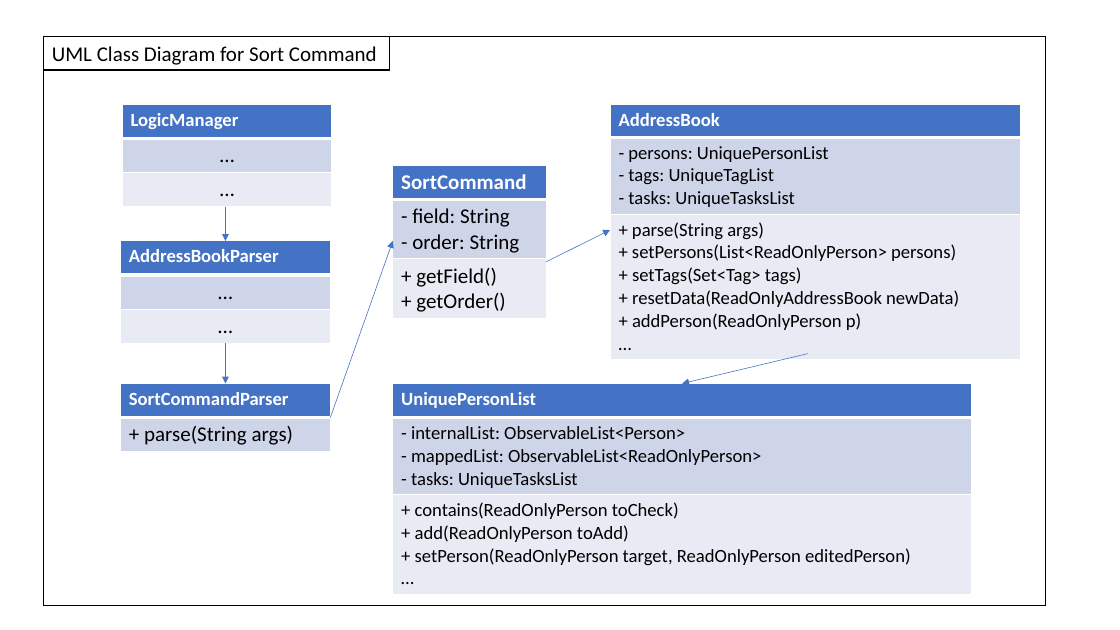
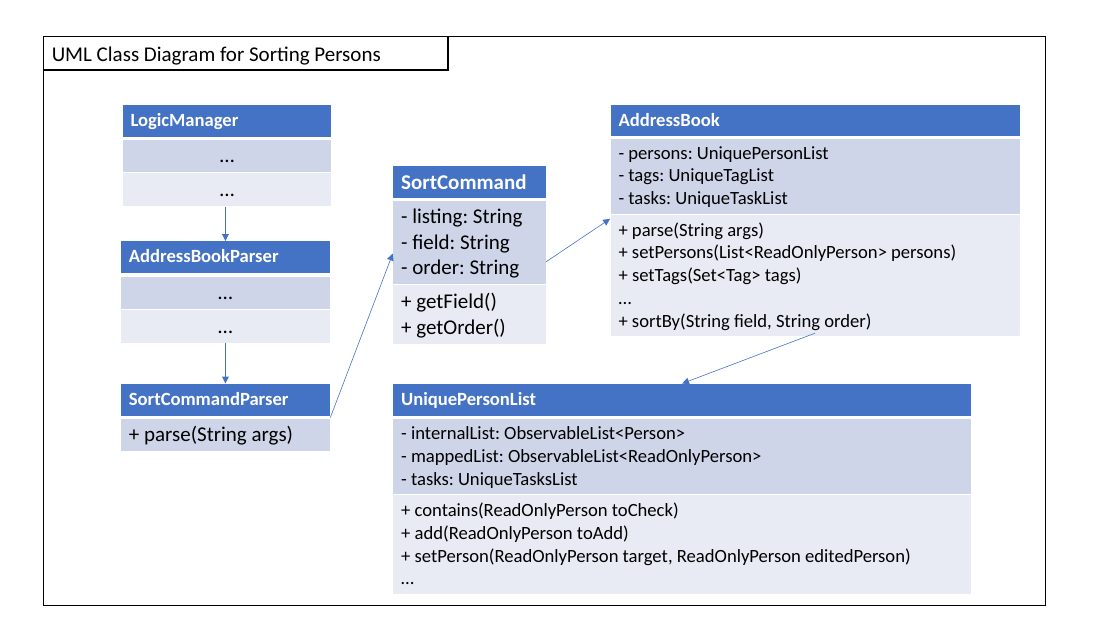
Before and after one commit to wangyiming1019/main, a slide deck: slide 1 of docs/diagrams/SortCommandDiagrams.pptx. Drawn at 1120x630 pixels with LibreOffice and Linux fonts; fonts in the diff are those of the drawing. Boxes give left, top, right and bottom in pixels: in the first picture for what was removed or moved away, otherwise in the second. Text is boxed around its words. In the diff, an @@ line names an element or a change of style, - is before the commit and + after.

Commit message:
[SORTCOMMAND][DEVDOCS] Updated developer docs for sort command

```diff
--- a/docs/diagrams/SortCommandDiagrams.pptx
+++ b/docs/diagrams/SortCommandDiagrams.pptx
@@ rectangle "UML Class Diagram for Sorting ...": place and size @@
-rectangle "UML Class Diagram for Sorting ..." at <box>44,36,390,70</box>
+rectangle "UML Class Diagram for Sorting ..." at <box>44,36,448,70</box>
@@ text in rectangle at <box>52,46,380,65</box>: text changed @@
-UML Class Diagram for Sort Command
+UML Class Diagram for Sorting Persons
@@ table at <box>610,104,1020,335</box> @@
-row 2, column 1: - persons: UniquePersonList / - tags: UniqueTagList / - tasks: UniqueTasksList
+row 2, column 1: - persons: UniquePersonList / - tags: UniqueTagList / - tasks: UniqueTaskList
-row 3, column 1: + parse(String args) / + setPersons(List<ReadOnlyPerson> persons) / + setTags(Set<Tag> tags) / + resetData(ReadOnlyAddressBook newData) / + addPerson(ReadOnlyPerson p) / …
+row 3, column 1: + parse(String args) / + setPersons(List<ReadOnlyPerson> persons) / + setTags(Set<Tag> tags) / … / + sortBy(String field, String order)
@@ table at <box>393,166,546,343</box> @@
-row 2, column 1: - field: String / - order: String
+row 2, column 1: - listing: String / - field: String / - order: String
@@ arrow moved from (546, 262) - (610, 230) to (546, 262) - (610, 219) @@
@@ arrow moved from (330, 418) - (393, 241) to (330, 418) - (393, 254) @@
@@ arrow moved from (808, 354) - (682, 384) to (815, 334) - (682, 384) @@
```
Also in this commit, not shown: 1 slide added, 4 other files.
